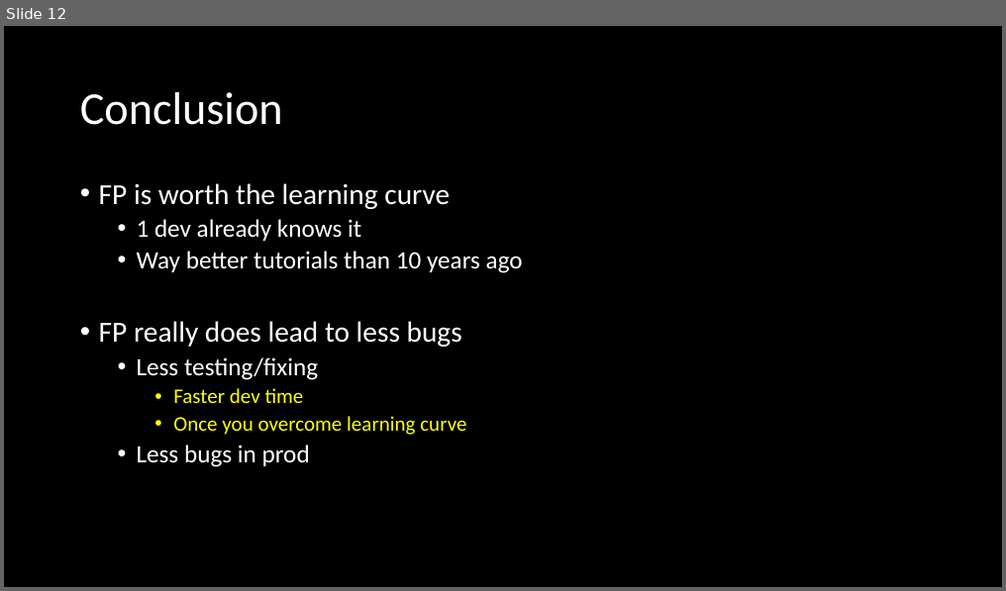
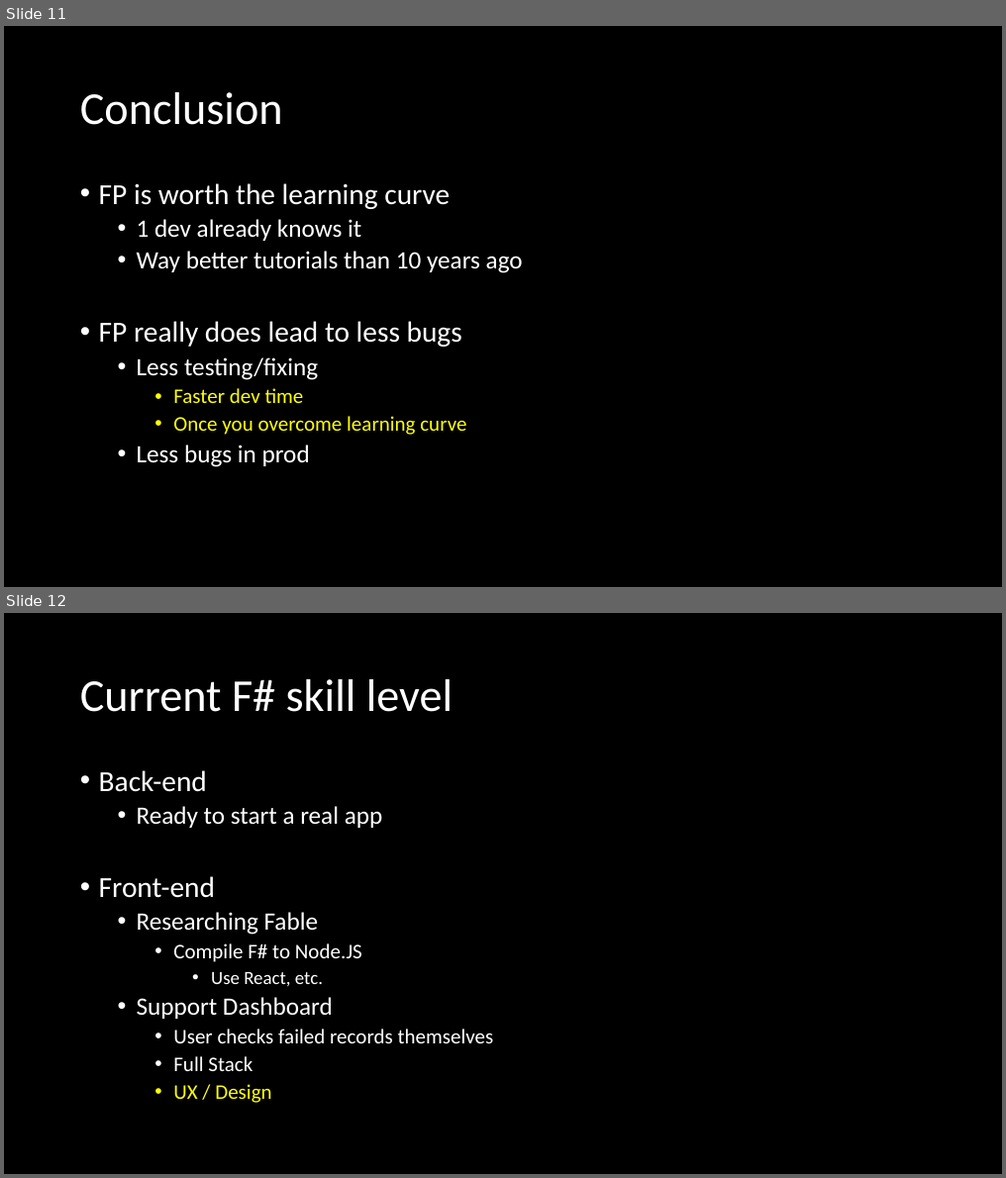
Before and after one commit to jaydpather/FSharpETLDemo, a slide deck: presentations/FSharpETLDemo.pptx. Shown one above the other, each under a label of ours: slide 12 before the commit, slides 11 and 12 after it. The pictures are 1006x591 and 1006x1178 pixels, drawn with LibreOffice and Linux fonts; fonts in the diff are those of the drawing. Boxes give left, top, right and bottom in pixels: in the first picture for what was removed or moved away, otherwise in the second. Text is boxed around its words. In the diff, an @@ line names an element or a change of style, - is before the commit and + after.

```diff
--- a/presentations/FSharpETLDemo.pptx
+++ b/presentations/FSharpETLDemo.pptx
@@ slide 12 added at [4, 613, 1002, 1174], background #000000 @@
@@ title added at [80, 679, 452, 712], 44 pt, text #FFFFFF @@
+Current F# skill level
@@ text added at [99, 770, 494, 1103], 20 pt, text #FFFFFF @@
+• Back-end
+  • Ready to start a real app
+• Front-end
+  • Researching Fable
+    • Compile F# to Node.JS
+      • Use React, etc.
+  • Support Dashboard
+    • User checks failed records themselves
+    • Full Stack
+    • UX / Design
@@ what was slide 12 is now slide 11 @@
```
Also in this commit, not shown: 2 slides changed, 4 slides removed, 7 other files.
